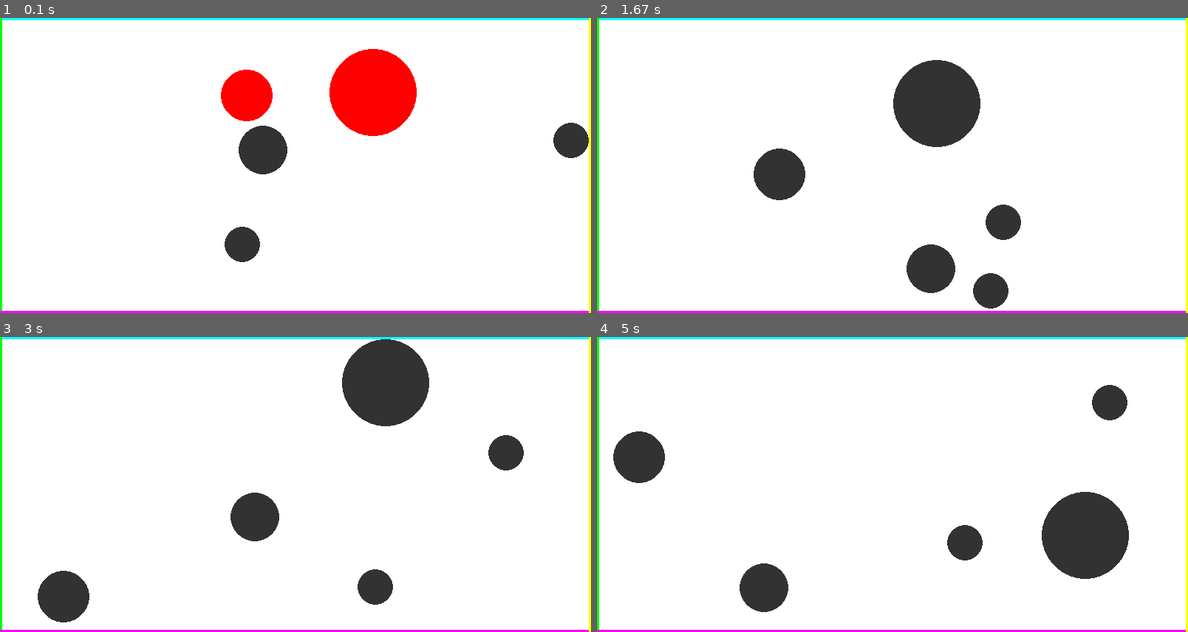
Above: before the commit, frames 1-4 (two rows, left to right).
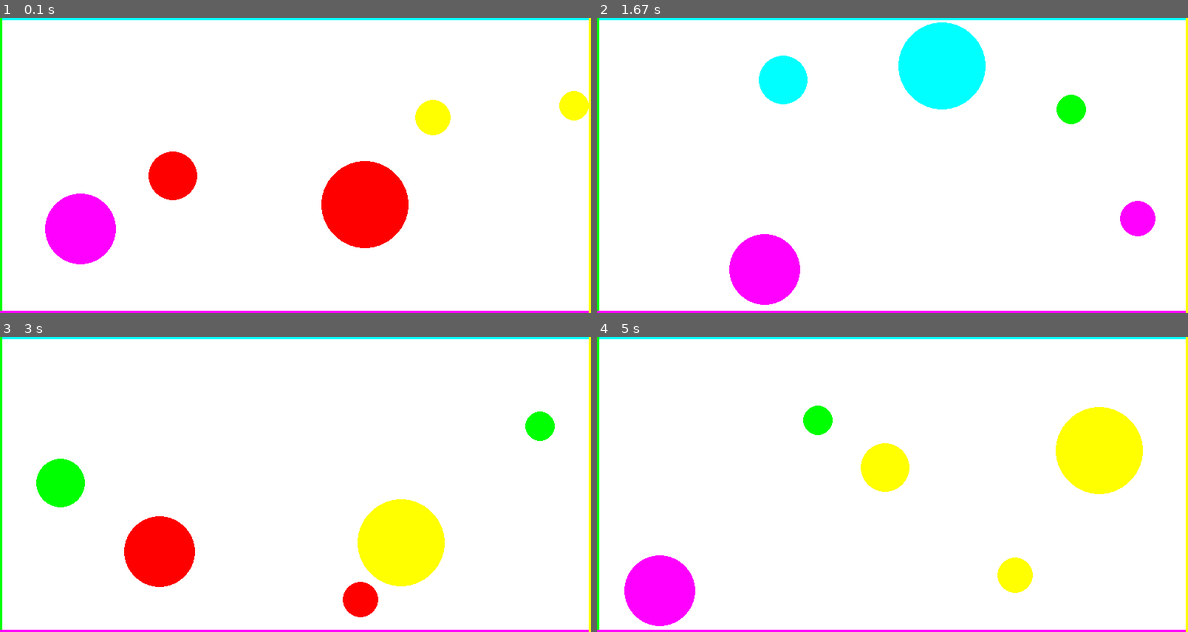
Above: after the commit, the same moments.

Repository: TheRootOf3/collision-model
Game: pygame game, started from predicted_physics.py
The game is run twice, just before and just after one commit, with the same random seed, the same clock (stepped at 60 frames per second) and the same inputs.
Inputs:
- Up to frame 1 (0.1 s): no input
- Up to frame 2 (1.67 s): tap Space at 0.33, 0.73, 1.03, 1.23, 1.57 s
- Up to frame 3 (3 s): tap Space at 1.87, 2.07, 2.37, 2.63, 2.97 s
- Up to frame 4 (5 s): tap Space at 3.27, 3.4, 3.8, 4.1, 4.47, 4.87 s

The runs differ from the first frame. In frame 1, 14% of the frame differs, in the area x 7-100%, y 10-84%; in frame 2, 13%; in frame 3, 14%; in frame 4, 14%.

Commit message:
changes ball position to vector

Diff:
--- a/predicted_physics.py
+++ b/predicted_physics.py
@@ -28,12 +28,13 @@
         self.friction = 1
         self.t_time = 0
 
-    def add_ball(self, ballID, x, y, r, vel_vector = np.array([1., 1.]), color = (255, 0, 0)):
-        self.balls.append(Ball(ballID, x, y, r, vel_vector, color))
+    def add_ball(self, ballID, pos, r, vel_vector = np.array([1., 1.]), color = (255, 0, 0)):
+        self.balls.append(Ball(ballID, pos, r, vel_vector, color))
 
     def update_table(self):
+        self.predict_collisions_ball(10)
         self.predict_collisions_wall(10)
-        self.predict_collisions_ball(10)
+
 
         self.check_ball_collisions()
         self.apply_friction()
@@ -48,20 +49,21 @@
     def predict_collisions_wall(self, depth_time):
         for ball in self.balls:
             col_time, wall = self.calculate_wall_col_time(ball)
-            # self.set_ball_color(ball, wall)
+            self.set_ball_color(ball, wall)
             # print(self.return_new_wall_vector(ball, vector))
         # time.sleep(0.1)
         # time.sleep(1)
 
     def set_ball_color(self, ball, wall):
-        if wall == 0:
-            ball.color = (0,255,0)
-        elif wall == 1:
-            ball.color = (255,255,0)
-        elif wall == 2:
-            ball.color = (255,0,255)
-        elif wall == 3:
-            ball.color = (0,255,255)
+        if ball.color is not (255,0,0):
+            if wall == 0:
+                ball.color = (0,255,0)
+            elif wall == 1:
+                ball.color = (255,255,0)
+            elif wall == 2:
+                ball.color = (255,0,255)
+            elif wall == 3:
+                ball.color = (0,255,255)
 
     def return_new_wall_vector(self, ball, wall):
         if wall < 2:
@@ -85,12 +87,10 @@
         # time.sleep(0.01)
 
     def calculate_ball_col_time(self, ball1, ball2):
-        c1 = np.array([ball1.x, ball1.y])
-        c2 = np.array([ball2.x, ball2.y])
 
         p = [np.dot((ball1.vel_vector - ball2.vel_vector), (ball1.vel_vector - ball2.vel_vector)),
-            2*np.dot(ball1.vel_vector - ball2.vel_vector, c1 - c2),
-            np.dot(c1 - c2, c1 - c2) - (ball1.r + ball2.r)**2
+            2*np.dot(ball1.vel_vector - ball2.vel_vector, ball1.pos - ball2.pos),
+            np.linalg.norm(ball1.pos - ball2.pos)**2 - (ball1.r + ball2.r)**2
         ]
 
         roots = np.roots(p)
@@ -109,8 +109,8 @@
     def check_calculated_time(self, time, ball):
         if time < 0 or isinstance(time, complex):
             return False
-        if ball.x + time*ball.vel_vector[0] >= 0 + ball.r and ball.x + time*ball.vel_vector[0] <= DIM_BOARD_X - ball.r and\
-            ball.y + time*ball.vel_vector[1] >= 0 + ball.r and ball.y + time*ball.vel_vector[1] <= DIM_BOARD_Y - ball.r:
+        if ball.pos[0] + time*ball.vel_vector[0] >= 0 + ball.r and ball.pos[0] + time*ball.vel_vector[0] <= DIM_BOARD_X - ball.r and\
+            ball.pos[1] + time*ball.vel_vector[1] >= 0 + ball.r and ball.pos[1] + time*ball.vel_vector[1] <= DIM_BOARD_Y - ball.r:
             return True
         return False
 
@@ -118,12 +118,12 @@
     def calculate_wall_col_time(self, ball):
         times = [1000000, 1000000, 1000000, 1000000]
         if ball.vel_vector[0] != 0:
-            times[0] = (0 + ball.r - ball.x) / ball.vel_vector[0]
-            times[1] = (DIM_BOARD_X - ball.r - ball.x) / ball.vel_vector[0]
+            times[0] = (0 + ball.r - ball.pos[0]) / ball.vel_vector[0]
+            times[1] = (DIM_BOARD_X - ball.r - ball.pos[0]) / ball.vel_vector[0]
 
         if ball.vel_vector[1] != 0:
-            times[2] = (0 + ball.r - ball.y) / ball.vel_vector[1]
-            times[3] = (DIM_BOARD_Y - ball.r - ball.y) / ball.vel_vector[1]
+            times[2] = (0 + ball.r - ball.pos[1]) / ball.vel_vector[1]
+            times[3] = (DIM_BOARD_Y - ball.r - ball.pos[1]) / ball.vel_vector[1]
 
         col_time = 1000000
         wall = None # wall 0 - left, wall 1 - right, wall 2 - bottom, wall 3 - top
@@ -139,55 +139,50 @@
 
     def generate_cords(self):
         r = random.randint(20, 60)
-        x = random.randint(r, DIM_BOARD_X - r)
-        y = random.randint(r, DIM_BOARD_Y - r)
-
-        return (x, y, r)
-
-    def new_ball_cords_good(self, cords):
-        for ball in self.balls:
-            if (ball.x - cords[0]) ** 2 + (ball.y - cords[1]) ** 2 <= (ball.r + cords[2]) ** 2:
+        pos = np.array([random.uniform(r, DIM_BOARD_X - r), random.uniform(r, DIM_BOARD_Y - r)])
+
+        return (pos, r)
+
+    def new_ball_cords_good(self, pos, r):
+        for ball in self.balls:
+            if np.linalg.norm(ball.pos - pos) <= (ball.r + r):
                 return False
 
         return True
 
     def generate_random_ball(self, ball_num):
         for ballID in range (ball_num):
-            cords = self.generate_cords()
-
-            while not self.new_ball_cords_good(cords):
-                cords = self.generate_cords()
+            pos, r = self.generate_cords()
+
+            while not self.new_ball_cords_good(pos, r):
+                pos, r = self.generate_cords()
 
             self.balls.append(Ball(
                 ballID,
-                cords[0],
-                cords[1],
-                cords[2],
+                pos,
+                r,
                 np.array([random.uniform(-1, 1), random.uniform(-1, 1)]),
                 (random.randint(0, 255), random.randint(0, 255), random.randint(0, 255))
                 ))
 
     def check_ball_collisions(self):
         for ball1, ball2 in itertools.combinations(self.balls, 2):
-            if (ball2.x is not ball1.x and ball2.y is not ball1.y) and (ball1.x - ball2.x) ** 2 + (ball1.y - ball2.y) ** 2 <= (ball1.r + ball2.r) ** 2:
-                ball1.path.append((ball1.x, ball1.y))
-                ball2.path.append((ball2.x, ball2.y))
-                ball1.collisions.append((int((ball1.x + ball2.x)/2), int((ball1.y + ball2.y)/2)))
-                ball2.collisions.append((int((ball1.x + ball2.x)/2), int((ball1.y + ball2.y)/2)))
-                ball1.vel_vector, ball2.vel_vector = self.calculate_new_vectors(ball1.mass, ball2.mass, ball1.vel_vector, ball2.vel_vector, np.array([ball1.x, ball1.y]), np.array([ball2.x, ball2.y]))
-
-
-    def calculate_new_vectors(self, m1, m2, v1, v2, x1, x2):
-        v_new1 = v1 - 2 * m2/(m1 + m2) * np.dot(v1 - v2, x1 - x2)/((np.linalg.norm(x1 - x2)) ** 2)*(x1 - x2)
-        v_new2 = v2 - 2 * m1/(m1 + m2) * np.dot(v2 - v1, x2 - x1)/((np.linalg.norm(x2 - x1)) ** 2)*(x2 - x1)
+            if (ball1.ballID is not ball2.ballID) and np.linalg.norm(ball1.pos - ball2.pos) <= (ball1.r + ball2.r):
+                ball1.path.append(ball1.pos)
+                ball2.path.append(ball2.pos)
+                ball1.collisions.append((ball1.pos + ball2.pos)/2)
+                ball2.collisions.append((ball1.pos + ball2.pos)/2)
+                ball1.vel_vector, ball2.vel_vector = self.calculate_new_vectors(ball1.mass, ball2.mass, ball1.vel_vector, ball2.vel_vector, ball1.pos, ball2.pos)
+
+
+    def calculate_new_vectors(self, m1, m2, v1, v2, pos1, pos2):
+        v_new1 = v1 - 2 * m2/(m1 + m2) * np.dot(v1 - v2, pos1 - pos2)/((np.linalg.norm(pos1 - pos2)) ** 2)*(pos1 - pos2)
+        v_new2 = v2 - 2 * m1/(m1 + m2) * np.dot(v2 - v1, pos2 - pos1)/((np.linalg.norm(pos2 - pos1)) ** 2)*(pos2 - pos1)
         return (v_new1, v_new2)
 
     def apply_friction(self):
         for ball in self.balls:
             ball.vel_vector *= self.friction
-            # if abs(ball.vel_vector[0]) < 0.0002 and abs(ball.vel_vector[1]) < 0.0002:
-            #     ball.vel_vector[0] = 0
-            #     ball.vel_vector[1] = 0
 
     def balls_stopped(self):
         for ball in self.balls:
@@ -198,34 +193,29 @@
 
 
 class Ball():
-    def __init__(self, ballID, x, y, r, vel_vector, color):
+    def __init__(self, ballID, pos, r, vel_vector, color):
         self.ballID = ballID
-        self.x = x
-        self.y = y
+        self.pos = pos
         self.r = r
         self.mass = r
         self.color = color
         self.vel_multiplier = 2
         self.vel_vector = self.vel_multiplier * vel_vector #vel for tick
-        self.path = [(x, y)]
+        self.path = [pos]
         self.collisions = []
         self.predicted_collisions = []
 
     def update_ball(self, t_time):
-        # self.x += t_time * self.vel_vector[0]
-        # self.y += t_time * self.vel_vector[1]
-
-        self.x += self.vel_vector[0]
-        self.y += self.vel_vector[1]
+        self.pos += self.vel_vector
 
     def check_wall_collisions(self):
-        if self.x >= (DIM_BOARD_X - self.r) or self.x <= self.r:
+        if self.pos[0] >= (DIM_BOARD_X - self.r) or self.pos[0] <= self.r:
             self.vel_vector[0] = -1 * self.vel_vector[0]
-            self.path.append((self.x, self.y))
-
-        if self.y >= (DIM_BOARD_Y - self.r) or self.y <= self.r:
+            self.path.append(self.pos)
+
+        if self.pos[1] >= (DIM_BOARD_Y - self.r) or self.pos[1] <= self.r:
             self.vel_vector[1] = -1 * self.vel_vector[1]
-            self.path.append((self.x, self.y))
+            self.path.append(self.pos)
 
 
 
@@ -242,7 +232,7 @@
 
     for ball in table.balls:
         # print(ball.x, ball.y)
-        pygame.draw.circle(screen, ball.color, [ball.x, DIM_BOARD_Y - ball.y], ball.r)
+        pygame.draw.circle(screen, ball.color, [ball.pos[0], DIM_BOARD_Y - ball.pos[1]], ball.r)
 
     # for ball in table.balls[0:1]:
     #     local_path = ball.path.copy()
@@ -266,8 +256,8 @@
 
 # table.add_ball(100/4*multiplier, 200/4*multiplier + DIM_BALL_R, DIM_BALL_R, np.array([0.5,0.01]))
 
-# table.add_ball(1, 100, 200 + DIM_BALL_R, DIM_BALL_R, np.array([1.,0.1]), (255,0,0))
-# table.add_ball(2, 500, 200 + DIM_BALL_R, DIM_BALL_R, np.array([-1.,0.]), (0,120,0))
+# table.add_ball(1, np.array([100, 200]) + DIM_BALL_R, DIM_BALL_R, np.array([1.,0.1]), (255,0,0))
+# table.add_ball(2, np.array([500, 200]) + DIM_BALL_R, DIM_BALL_R, np.array([-1.,0.]), (0,120,0))
 
 
 # table.add_ball(500, 100 + DIM_BALL_R, DIM_BALL_R, np.array([-1.,1.]))
@@ -295,6 +285,7 @@
     # print("\n")
     # print(table.balls[0].vel_vector)
     table.t_time+=1
+    print(table.t_time)
     table.update_table()
     render(screen, table)
     pygame.display.flip()
